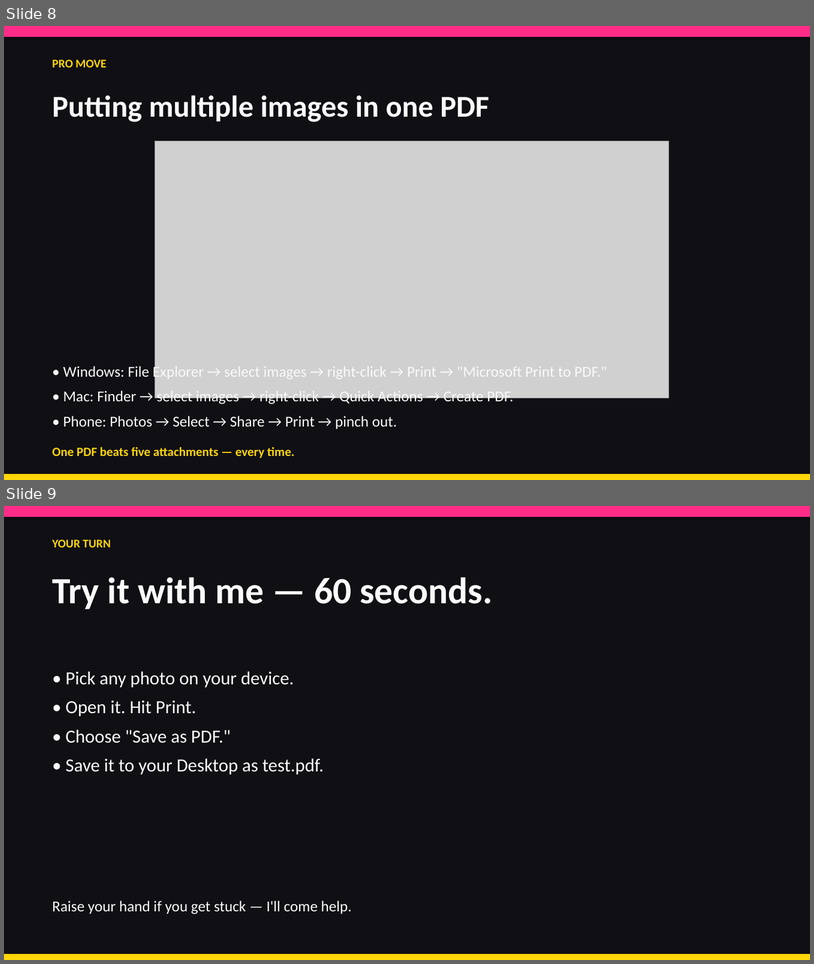
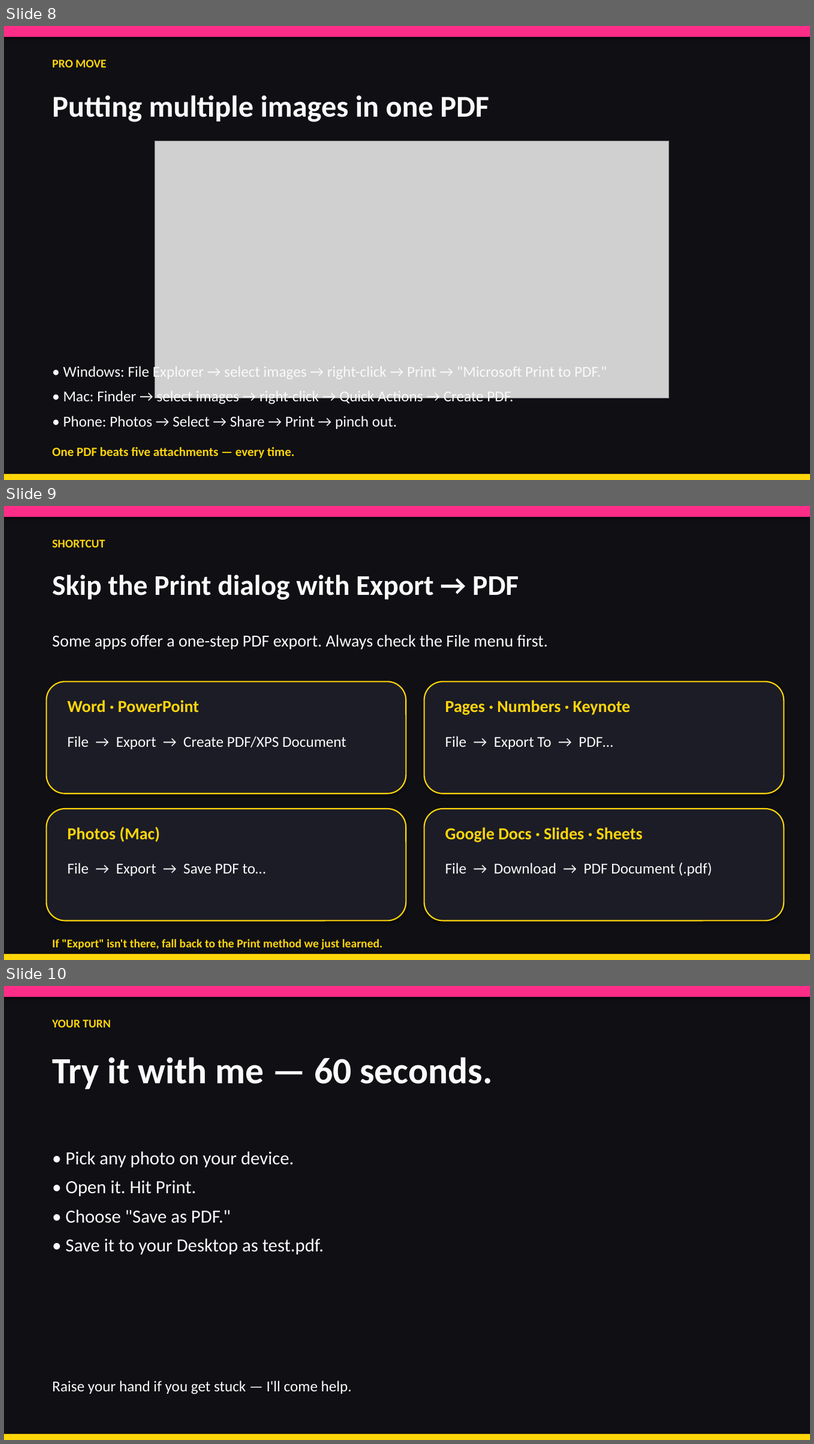
Before and after one commit to brookehoward2008-droid/babbled-wear, a slide deck: Save-Images-as-PDF-Using-Print.pptx. Shown one above the other, each under a label of ours: slides 8 and 9 before the commit, slides 8, 9 and 10 after it. The pictures are 814x964 and 814x1444 pixels, drawn with LibreOffice and Linux fonts; fonts in the diff are those of the drawing; grey boxes stand for pictures. Boxes give left, top, right and bottom in pixels: in the first picture for what was removed or moved away, otherwise in the second. Text is boxed around its words. In the diff, an @@ line names an element or a change of style, - is before the commit and + after.

```diff
--- a/Save-Images-as-PDF-Using-Print.pptx
+++ b/Save-Images-as-PDF-Using-Print.pptx
@@ slide 9 added at (4, 506, 810, 960), background #FFFFFF @@
@@ rectangle added at (4, 506, 810, 960), fill #0F0F14 @@
@@ rectangle added at (4, 506, 810, 517), fill #FF2D87 @@
@@ text added at (52, 540, 105, 547), 14 pt, text #FFD60A, bold @@
+SHORTCUT
@@ text added at (52, 574, 519, 600), 34 pt, text #FAFAFA, bold @@
+Skip the Print dialog with Export → PDF
@@ text added at (52, 634, 548, 649), 20 pt, text #FAFAFA @@
+Some apps offer a one-step PDF export. Always check the File menu first.
@@ rounded rectangle added at (47, 681, 406, 793), fill #1C1C26, outline #FFD60A 1.5 pt @@
@@ rounded rectangle added at (425, 681, 785, 793), fill #1C1C26, outline #FFD60A 1.5 pt @@
@@ text added at (68, 700, 199, 712), 20 pt, text #FFD60A, bold @@
+Word · PowerPoint
@@ text added at (446, 700, 631, 715), 20 pt, text #FFD60A, bold @@
+Pages · Numbers · Keynote
@@ text added at (68, 736, 347, 749), 18 pt, text #FAFAFA @@
+File → Export → Create PDF/XPS Document
@@ text added at (446, 736, 613, 749), 18 pt, text #FAFAFA @@
+File → Export To → PDF…
@@ rounded rectangle added at (47, 808, 406, 921), fill #1C1C26, outline #FFD60A 1.5 pt @@
@@ rounded rectangle added at (425, 808, 785, 921), fill #1C1C26, outline #FFD60A 1.5 pt @@
@@ text added at (68, 826, 161, 841), 20 pt, text #FFD60A, bold @@
+Photos (Mac)
@@ text added at (446, 827, 643, 842), 20 pt, text #FFD60A, bold @@
+Google Docs · Slides · Sheets
@@ text added at (68, 862, 266, 876), 18 pt, text #FAFAFA @@
+File → Export → Save PDF to…
@@ text added at (446, 862, 713, 876), 18 pt, text #FAFAFA @@
+File → Download → PDF Document (.pdf)
@@ rectangle added at (4, 954, 810, 960), fill #FFD60A @@
@@ text added at (52, 939, 383, 949), 14 pt, text #FFD60A, bold @@
+If "Export" isn't there, fall back to the Print method we just learned.
@@ what was slide 9 is now slide 10 @@
```
Also in this commit, not shown: 8 other files.
